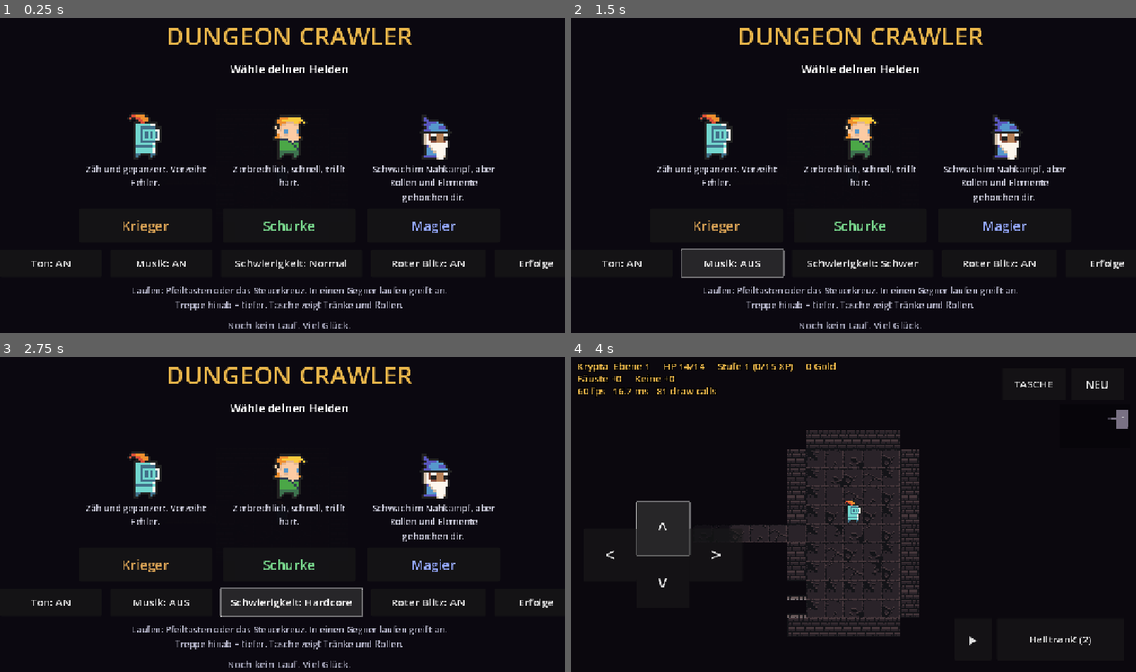
Above: before the commit, frames 1-4 (two rows, left to right).
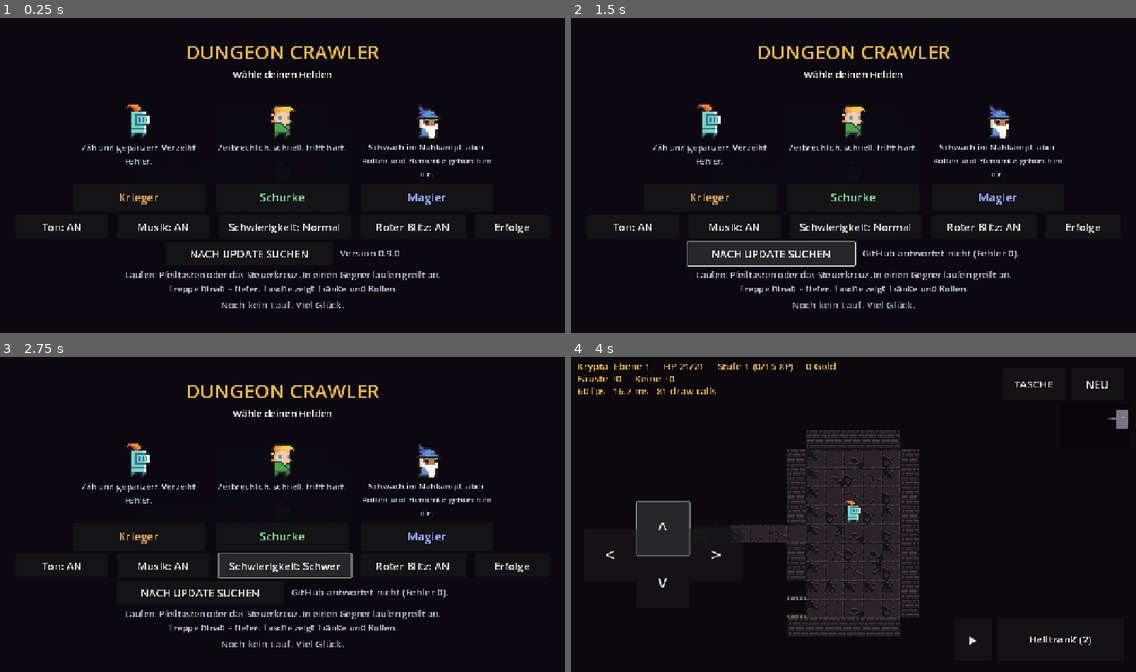
Above: after the commit, the same moments.

Repository: GermanDudeXX/dungeon-crawler
Game: Godot game, scene res://scenes/main.tscn
Two runs of this game, one before a commit and one after it. Both use one fixed random seed, a clock stepped at 60 frames per second and the inputs below.
Inputs (mouse positions are in pixels of both pictures, inside the frame that each line leads up to):
- Up to frame 1 (0.25 s): no input
- Up to frame 2 (1.5 s): click (819, 254) at 0.5 s, where only the run after the commit has a clickable "NACH UPDATE SUCHEN"; click (768, 254) at 1.25 s, where only the run after the commit has a clickable "NACH UPDATE SUCHEN"
- Up to frame 3 (2.75 s): click "Schwierigkeit: Schwer" (after the commit: "Schwierigkeit: Normal") at 2 s
- Up to frame 4 (4 s): click "Krieger" at 2.75 s; click "^" at 3.5 s

The runs differ from the first frame. In frame 1, 9.5% of the frame differs, in the area x 5-98%, y 3-99%; in frame 2, 11%; in frame 3, 11%; in frame 4, less than 0.1%.

Commit message:
Godot: Update-Knopf auf dem Titelbildschirm
Hinter dieser App steht kein Store: das APK wird einmal von Hand
installiert und bliebe sonst für immer auf dieser Version. Der Knopf
fragt GitHub nach dem neuesten Release mit einem godot-Etikett - die
pygame-Releases im selben Repository sind ausdrücklich ausgeschlossen,
die würden ein anderes Spiel drüberinstallieren -, vergleicht Zahl für
Zahl mit der laufenden Version und sagt, was Sache ist. Gibt es etwas
Neueres, wird derselbe Knopf zum Download-Link.

Heruntergeladen und installiert wird im Browser, nicht in der App. Das
selbst zu tun bräuchte eine eigene Berechtigung und einen File Provider
und kann auf eine Art schiefgehen, nach der keine funktionierende
Installation mehr da ist; ein Link kann das nicht.

TLS-Prüfung bleibt genau so, wie Godot sie einrichtet. Hier wird ein
Server gefragt, welche Datei als nächstes installiert werden soll -
eine ungeprüfte Antwort darauf ist keine Kleinigkeit, sondern jemand
anderes, der die Datei aussucht.

Geprüft: die beiden Funktionen, an denen alles hängt (Version aus dem
Etikett lesen, zwei Versionen vergleichen - 0.10.0 ist neuer als 0.9.0,
was ein Textvergleich falsch macht), laufen im Selbsttest mit. Dazu
einmal echt gegen die GitHub-API, in beide Richtungen: als 0.9.0 meldet
er "du hast die neueste", als 0.7.0 bietet er 0.8.0 mit Link an.

Der Titelbildschirm wurde dafür kompakter - mit dem neuen Knopf passte
die Spalte nicht mehr in 720 Pixel Höhe, und was unten herausfällt, ist
nicht scrollbar, sondern weg.

Co-Authored-By: Claude Opus 5 <noreply@anthropic.com>
Claude-Session: https://claude.ai/code/session_01WQiUvBCjkdxtXigdz77eh9

Diff:
--- a/godot/project.godot
+++ b/godot/project.godot
@@ -15,6 +15,9 @@
 [application]
 
 config/name="Dungeon Crawler (Godot)"
+; What the update button compares against. Keep this in step with
+; export_presets.cfg - they are two halves of the same number.
+config/version="0.9.0"
 run/main_scene="res://scenes/main.tscn"
 config/features=PackedStringArray("4.4", "GL Compatibility")
 config/icon="res://assets/classes/knight_m_idle_anim_f0.png"
--- a/godot/scripts/game.gd
+++ b/godot/scripts/game.gd
@@ -91,6 +91,10 @@
 var _flash_button: Button
 var _record_label: Label
 var _hint_label: Label
+var _update_button: Button
+var _update_label: Label
+var updater: Updater
+var _update_url := ""
 var _awards_panel: PanelContainer
 var _awards_list: VBoxContainer
 var _drink_button: Button
@@ -120,6 +124,9 @@
 	rng.randomize()
 	settings = Settings.read()
 	earned = Achievements.read()
+	updater = Updater.new()
+	add_child(updater)
+	updater.checked.connect(_update_answer)
 	audio = Audio.new()
 	add_child(audio)
 	audio.enabled = settings["sound"]
@@ -2693,6 +2700,60 @@
 		_award("untouchable")
 
 
+## The update button and the line under it.
+##
+## There is no store behind this game: the APK is installed by hand once
+## and would otherwise stay at that version for ever. The button asks
+## GitHub what the newest build is; if there is one, it turns into a
+## download link and Android takes it from there.
+func _build_update(column: VBoxContainer) -> void:
+	var row := HBoxContainer.new()
+	row.alignment = BoxContainer.ALIGNMENT_CENTER
+	row.add_theme_constant_override("separation", 16)
+	column.add_child(row)
+
+	_update_button = Button.new()
+	_update_button.text = "NACH UPDATE SUCHEN"
+	_update_button.custom_minimum_size = Vector2(380, 54)
+	_update_button.add_theme_font_size_override("font_size", 24)
+	_update_button.pressed.connect(_update_pressed)
+	row.add_child(_update_button)
+
+	_update_label = Label.new()
+	_update_label.text = "Version %s" % Updater.running_version()
+	_update_label.vertical_alignment = VERTICAL_ALIGNMENT_CENTER
+	_update_label.add_theme_font_size_override("font_size", 22)
+	_update_label.add_theme_color_override("font_color", Color(0.72, 0.72, 0.80))
+	row.add_child(_update_label)
+
+
+func _update_pressed() -> void:
+	if _update_url != "":
+		# Second press, with an update waiting: hand the link to the
+		# browser. Downloading and installing an APK from inside the app
+		# needs a permission and a file provider; a link needs neither and
+		# cannot fail in a way that leaves no working install behind.
+		OS.shell_open(_update_url)
+		_update_label.text = "Download läuft im Browser - danach antippen und installieren."
+		return
+	_update_button.disabled = true
+	_update_label.text = "Suche ..."
+	updater.check()
+
+
+func _update_answer(available: bool, version: String, url: String, note: String) -> void:
+	_update_button.disabled = false
+	_update_label.text = note
+	if available:
+		_update_url = url
+		_update_button.text = "VERSION %s LADEN" % version
+		_update_label.add_theme_color_override("font_color", Color(0.55, 0.85, 0.98))
+	else:
+		_update_url = ""
+		_update_button.text = "NACH UPDATE SUCHEN"
+		_update_label.add_theme_color_override("font_color", Color(0.72, 0.72, 0.80))
+
+
 ## The list of achievements, won and unwon, on the title screen.
 ##
 ## The unwon ones are shown too, with what they ask for: a list that
@@ -2912,13 +2973,13 @@
 	column.add_child(row)
 
 	_sound_button = Button.new()
-	_sound_button.custom_minimum_size = Vector2(230, 62)
+	_sound_button.custom_minimum_size = Vector2(210, 54)
 	_sound_button.add_theme_font_size_override("font_size", 24)
 	_sound_button.pressed.connect(toggle_sound)
 	row.add_child(_sound_button)
 
 	_music_button = Button.new()
-	_music_button.custom_minimum_size = Vector2(230, 62)
+	_music_button.custom_minimum_size = Vector2(210, 54)
 	_music_button.add_theme_font_size_override("font_size", 24)
 	_music_button.pressed.connect(toggle_music)
 	row.add_child(_music_button)
@@ -2926,21 +2987,21 @@
 	# The difficulty sits with the other switches rather than on a page
 	# of its own: it is picked once, in the same breath as the sound.
 	_difficulty_button = Button.new()
-	_difficulty_button.custom_minimum_size = Vector2(320, 62)
+	_difficulty_button.custom_minimum_size = Vector2(300, 54)
 	_difficulty_button.add_theme_font_size_override("font_size", 24)
 	_difficulty_button.pressed.connect(cycle_difficulty)
 	row.add_child(_difficulty_button)
 
 	# The red wash is the one effect people ask to turn off.
 	_flash_button = Button.new()
-	_flash_button.custom_minimum_size = Vector2(260, 62)
+	_flash_button.custom_minimum_size = Vector2(240, 54)
 	_flash_button.add_theme_font_size_override("font_size", 24)
 	_flash_button.pressed.connect(toggle_flash)
 	row.add_child(_flash_button)
 
 	var awards := Button.new()
 	awards.text = "Erfolge"
-	awards.custom_minimum_size = Vector2(190, 62)
+	awards.custom_minimum_size = Vector2(170, 54)
 	awards.add_theme_font_size_override("font_size", 24)
 	awards.pressed.connect(open_awards)
 	row.add_child(awards)
@@ -3016,20 +3077,24 @@
 	var column := VBoxContainer.new()
 	column.set_anchors_preset(Control.PRESET_FULL_RECT)
 	column.alignment = BoxContainer.ALIGNMENT_CENTER
-	column.add_theme_constant_override("separation", 18)
+	# Everything on this screen has to fit into 720 logical pixels of
+	# height, on a phone as much as in a window. It stopped fitting the
+	# moment the update button arrived, and what falls off the bottom is
+	# invisible rather than scrollable.
+	column.add_theme_constant_override("separation", 8)
 	_title_panel.add_child(column)
 
 	var heading := Label.new()
 	heading.text = "DUNGEON CRAWLER"
 	heading.horizontal_alignment = HORIZONTAL_ALIGNMENT_CENTER
-	heading.add_theme_font_size_override("font_size", 56)
+	heading.add_theme_font_size_override("font_size", 44)
 	heading.add_theme_color_override("font_color", Color(0.91, 0.71, 0.29))
 	column.add_child(heading)
 
 	var subtitle := Label.new()
 	subtitle.text = "Wähle deinen Helden"
 	subtitle.horizontal_alignment = HORIZONTAL_ALIGNMENT_CENTER
-	subtitle.add_theme_font_size_override("font_size", 26)
+	subtitle.add_theme_font_size_override("font_size", 22)
 	column.add_child(subtitle)
 
 	# Only shown when there is something to continue. A dead run wipes
@@ -3039,7 +3104,7 @@
 	_continue_button.custom_minimum_size = Vector2(0, 78)
 	_continue_button.add_theme_font_size_override("font_size", 30)
 	_continue_button.pressed.connect(continue_run)
-	_continue_button.custom_minimum_size = Vector2(440, 78)
+	_continue_button.custom_minimum_size = Vector2(440, 66)
 	var centred := CenterContainer.new()
 	centred.add_child(_continue_button)
 	column.add_child(centred)
@@ -3057,7 +3122,7 @@
 
 		var portrait := TextureRect.new()
 		portrait.texture = load(CLASS_DIR + info["sprite"] + ".png")
-		portrait.custom_minimum_size = Vector2(0, 150)
+		portrait.custom_minimum_size = Vector2(0, 112)
 		portrait.expand_mode = TextureRect.EXPAND_IGNORE_SIZE
 		portrait.stretch_mode = TextureRect.STRETCH_KEEP_ASPECT_CENTERED
 		portrait.texture_filter = CanvasItem.TEXTURE_FILTER_NEAREST
@@ -3070,20 +3135,21 @@
 		# Tall enough for three lines: the longest blurb wraps to three,
 		# and a card that grows pushes its own button out of line with
 		# the others.
-		blurb.custom_minimum_size = Vector2(280, 96)
-		blurb.add_theme_font_size_override("font_size", 20)
+		blurb.custom_minimum_size = Vector2(300, 88)
+		blurb.add_theme_font_size_override("font_size", 19)
 		blurb.add_theme_color_override("font_color", Color(0.80, 0.80, 0.86))
 		card.add_child(blurb)
 
 		var pick := Button.new()
 		pick.text = info["name"]
-		pick.custom_minimum_size = Vector2(0, 76)
-		pick.add_theme_font_size_override("font_size", 30)
+		pick.custom_minimum_size = Vector2(0, 62)
+		pick.add_theme_font_size_override("font_size", 26)
 		pick.add_theme_color_override("font_color", info["color"])
 		pick.pressed.connect(choose_class.bind(info["id"]))
 		card.add_child(pick)
 
 	_build_settings(column)
+	_build_update(column)
 
 	# The record so far, under the choice. A dead run leaves nothing
 	# else behind, and this is the line that makes the next one worth
--- a/godot/scripts/selftest.gd
+++ b/godot/scripts/selftest.gd
@@ -55,6 +55,7 @@
 	var depth_at: int = _game.depth
 	var started := Time.get_ticks_msec()
 	_check_audio()
+	_check_updater()
 	_check_dungeon()
 
 	# Seeded, so a failure can be looked at again instead of being a
@@ -1480,3 +1481,45 @@
 		_complain("Umschmieden kostet nichts")
 	_game.close_shop()
 	_settle()
+
+
+## The update button lives or dies on two small functions: pulling a
+## version out of a tag, and deciding which of two versions is newer.
+## Both are pure, so they can be checked without a network - and both
+## are the kind of thing that looks right and is not: a plain string
+## comparison says 0.10.0 is older than 0.9.0.
+func _check_updater() -> void:
+	var tags := {
+		"godot-0.9.0-publicdev": "0.9.0",
+		"godot-1.0.0": "1.0.0",
+		"godot-0.10.2-publicdev": "0.10.2",
+		"android-latest": "",
+		"godot-nightly": "",
+	}
+	for tag in tags:
+		var got := Updater.version_of(tag)
+		if got != tags[tag]:
+			_complain("Version falsch aus dem Etikett gelesen",
+				"%s -> '%s' statt '%s'" % [tag, got, tags[tag]])
+
+	var pairs := [
+		["0.9.0", "0.8.0", true],
+		["0.10.0", "0.9.0", true],
+		["1.0.0", "0.99.9", true],
+		["0.8.0", "0.8.0", false],
+		["0.8.0", "0.9.0", false],
+		["0.8.1", "0.8.0", true],
+		["0.8", "0.8.1", false],
+	]
+	for pair in pairs:
+		if Updater.newer(pair[0], pair[1]) != bool(pair[2]):
+			_complain("Versionsvergleich falsch",
+				"%s gegenüber %s" % [pair[0], pair[1]])
+
+	# And the build has to know its own number, or it compares against
+	# nothing and offers an update for ever.
+	var mine := Updater.running_version()
+	if mine == "0.0.0" or Updater.version_of("godot-" + mine) != mine:
+		_complain("Build kennt seine eigene Version nicht", mine)
+	if Updater.newer(mine, mine):
+		_complain("Build hält sich selbst für veraltet", mine)
--- /dev/null
+++ b/godot/scripts/updater.gd
@@ -0,0 +1,137 @@
+## Asks GitHub whether there is a newer build, and hands over the link.
+##
+## The phone has no store behind it: the APK is side-loaded once by hand,
+## and after that this is the only way the game learns that a new version
+## exists. So it does the boring half itself - find the newest release,
+## compare it with what is running, say plainly which it is - and leaves
+## the actual install to Android, by opening the download in the browser.
+## Downloading and installing an APK from inside the app needs a special
+## permission and a file provider; a link needs neither and cannot go
+## wrong in a way that bricks the install.
+##
+## TLS verification is left exactly as Godot sets it up. This asks a
+## server which file to install next: an unverified answer to that
+## question is not a small thing, it is someone else choosing the file.
+class_name Updater
+extends Node
+
+## Only releases tagged like this are ours - the repository also holds
+## the pygame build's releases, and offering those here would install a
+## different game over this one.
+const TAG_PREFIX := "godot-"
+const API_URL := "https://api.github.com/repos/GermanDudeXX/dungeon-crawler/releases?per_page=20"
+
+## Emitted once the answer is in. `available` is false when this is
+## already the newest build, `note` is the line to show either way.
+signal checked(available: bool, version: String, url: String, note: String)
+
+var _request: HTTPRequest
+
+
+func _ready() -> void:
+	_prepare()
+
+
+## Built on demand rather than only in _ready: a node added to the
+## tree does not get its _ready until the next frame, and something
+## that asks straight away would otherwise call into nothing.
+func _prepare() -> void:
+	if _request != null:
+		return
+	_request = HTTPRequest.new()
+	# A couple of megabytes of JSON would already be absurd; the APK is
+	# never downloaded here.
+	_request.download_chunk_size = 16384
+	add_child(_request)
+	_request.request_completed.connect(_answered)
+
+
+## The version this build was exported as, e.g. "0.9.0".
+static func running_version() -> String:
+	var name: String = str(ProjectSettings.get_setting("application/config/version", ""))
+	return name if name != "" else "0.0.0"
+
+
+func check() -> void:
+	_prepare()
+	# A node added this frame is not in the tree until the next one,
+	# and an HTTPRequest outside the tree refuses to do anything.
+	# Asked from a button this never happens; asked from a script that
+	# has just built everything, it always does.
+	if not _request.is_inside_tree():
+		await _request.tree_entered
+	var error := _request.request(API_URL, ["Accept: application/vnd.github+json"])
+	if error != OK:
+		checked.emit(false, "", "", "Keine Verbindung zu GitHub (Fehler %d)." % error)
+
+
+func _answered(result: int, code: int, _headers: PackedStringArray,
+		body: PackedByteArray) -> void:
+	if result != HTTPRequest.RESULT_SUCCESS or code != 200:
+		checked.emit(false, "", "", "GitHub antwortet nicht (Fehler %d)." % code)
+		return
+	var data: Variant = JSON.parse_string(body.get_string_from_utf8())
+	if typeof(data) != TYPE_ARRAY:
+		checked.emit(false, "", "", "Antwort von GitHub nicht lesbar.")
+		return
+
+	var best_version := ""
+	var best_url := ""
+	for entry in data:
+		if typeof(entry) != TYPE_DICTIONARY:
+			continue
+		var tag: String = str(entry.get("tag_name", ""))
+		if not tag.begins_with(TAG_PREFIX):
+			continue
+		var version := version_of(tag)
+		if version == "" or not newer(version, best_version):
+			continue
+		var apk := ""
+		for asset in entry.get("assets", []):
+			var file: String = str(asset.get("name", ""))
+			if file.ends_with(".apk"):
+				apk = str(asset.get("browser_download_url", ""))
+				break
+		if apk == "":
+			continue
+		best_version = version
+		best_url = apk
+
+	if best_version == "":
+		checked.emit(false, "", "", "Keine Version auf GitHub gefunden.")
+		return
+	if not newer(best_version, running_version()):
+		checked.emit(false, best_version, best_url,
+			"Du hast die neueste Version (%s)." % running_version())
+		return
+	checked.emit(true, best_version, best_url,
+		"Version %s ist da - du hast %s." % [best_version, running_version()])
+
+
+## "godot-0.9.0-publicdev" -> "0.9.0". Anything that does not look like
+## a version at all comes back empty, so it is skipped rather than
+## compared as zero.
+static func version_of(tag: String) -> String:
+	var rest := tag.substr(TAG_PREFIX.length())
+	var digits := ""
+	for character in rest:
+		if character.is_valid_int() or character == ".":
+			digits += character
+		else:
+			break
+	return digits if digits.count(".") >= 1 else ""
+
+
+## Whether `version` is newer than `than`, comparing number by number so
+## that 0.10.0 beats 0.9.0 - which a plain string comparison gets wrong.
+static func newer(version: String, than: String) -> bool:
+	if than == "":
+		return version != ""
+	var mine := version.split(".")
+	var theirs := than.split(".")
+	for i in maxi(mine.size(), theirs.size()):
+		var a: int = int(mine[i]) if i < mine.size() else 0
+		var b: int = int(theirs[i]) if i < theirs.size() else 0
+		if a != b:
+			return a > b
+	return false
Not shown, changed: godot/export_presets.cfg
Not shown, added: godot/scripts/updater.gd.uid
